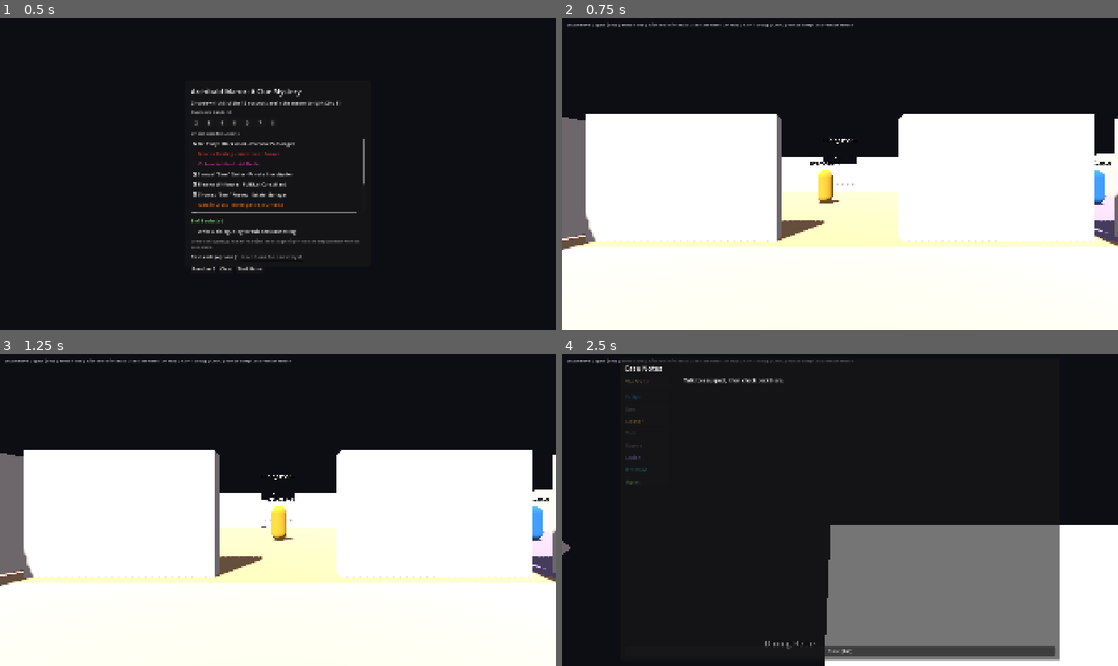
Above: before the commit, frames 1-4 (two rows, left to right).
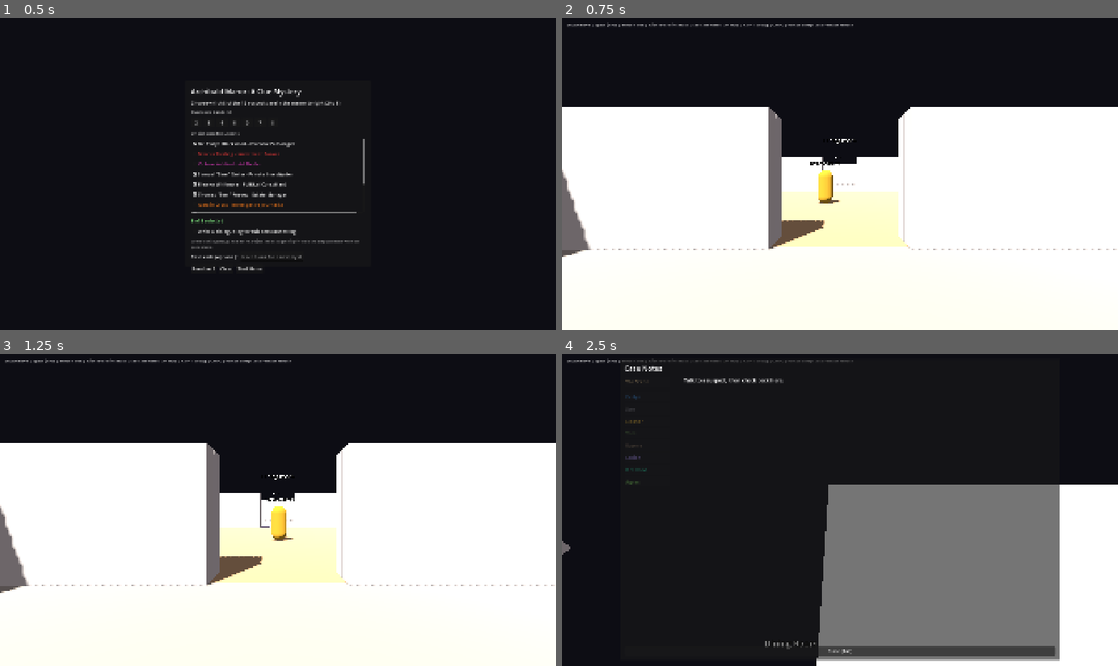
Above: after the commit, the same moments.

Repository: TylerHat/ArchibaldManorMystery
Game: Godot game, scene res://Scenes/Main.tscn
Two runs of this game, one before a commit and one after it. Both use one fixed random seed, a clock stepped at 60 frames per second and the inputs below.
Inputs (mouse positions are in pixels of both pictures, inside the frame that each line leads up to):
- Up to frame 1 (0.5 s): no input
- Up to frame 2 (0.75 s): click "Start Game" at 0.5 s
- Up to frame 3 (1.25 s): no input
- Up to frame 4 (2.5 s): move the mouse to (867, 506) at 1.27 s; hold E (interact) 1.28-2.03 s; hold W (move_forward) from 1.28 s (still down); click (867, 506) at 1.42 s; tap Space (jump) at 1.52, 2.27 s; move the mouse to (812, 510) at 2.02 s; tap Tab (toggle_notes) at 2.1 s

Frame 1 is identical in both runs. In frame 2, 6.6% of the frame differs, in the area x 0-100%, y 28-77%; in frame 3, 6.6%; in frame 4, 7.2%, in the area x 41-100%, y 41-100%.

Commit message:
fixed Z-fighting surfaces and fixed wall gaps

Diff:
--- a/Scenes/Main.tscn
+++ b/Scenes/Main.tscn
@@ -8,5 +8,6 @@
 
 [node name="Manor" type="Node3D" parent="." unique_id=915662854]
 script = ExtResource("2_idj7w")
+center_interior_walls = false
 
 [node name="Decor" type="Node3D" parent="Manor" unique_id=218169484]
--- a/scripts/ManorBuilder.gd
+++ b/scripts/ManorBuilder.gd
@@ -42,6 +42,29 @@
 const FLOOR_T := 0.2    # floor slab thickness
 const STOREY := 4.0     # vertical distance between floor levels
 
+# How far a wall runs along its own axis.
+#
+# This is the fix for the corner gaps. The original code built walls CELL long
+# (12) while spacing rooms PITCH apart (13), so every wall stopped 1.0 short of
+# the next one and left a hole exactly where the corner should be. 16 of them
+# on the ground floor. Measured by flood fill, the widest clear route from
+# outside into a room was 0.76m against a 0.80m player capsule: visible, not
+# quite passable. On the plus-shaped upstairs the same defect measured 1.08m,
+# which IS passable.
+#
+# Walls now span exactly PITCH and sit on the room boundary, so a wall butts
+# its neighbour end to end with no gap and no overlap.
+#
+# NOT PITCH + WALL_T. Overlapping walls by their own thickness also seals the
+# corners, and it is what this file did for one revision, but it puts two
+# same-facing coplanar quads in the same place at every junction. That is
+# textbook z-fighting: the depth test picks a winner per pixel, the winner
+# flips as the camera moves, and you see the triangulation of the quads
+# crawling across the wall. It measured 96 m2 of fighting surface. Butting is
+# safe; overlapping is not. Faces that merely touch back to back are fine,
+# because backface culling only ever draws one of them.
+const WALL_SPAN := PITCH
+
 # An empty string means "no room in this cell". Void cells are how you get a
 # footprint that is not a full rectangle: an upper floor smaller than the
 # ground floor, an L-shaped wing, a courtyard. A room next to a void cell
@@ -51,7 +74,7 @@
 	{
 		"id": "ground",
 		"level": 0,
-		"enabled": false,
+		"enabled": true,
 		"grid": [
 			["Kitchen", "Ballroom", "Conservatory"],
 			["Lounge", "Dining Room", "Study"],
@@ -101,7 +124,7 @@
 	"Stair Hall": Color(0.72, 0.7, 0.66),
 }
 const DEFAULT_ROOM_COLOR := Color(0.8, 0.75, 0.65)
-const WALL_COLOR := Color(0.317, 0.264, 0.14, 1.0)
+const WALL_COLOR := Color(0.92, 0.9, 0.85)
 const GROUND_COLOR := Color(0.1, 0.1, 0.12)
 const DOOR_COLOR := Color(0.36, 0.2, 0.1)
 
@@ -149,12 +172,11 @@
 @export var ceiling_material: StandardMaterial3D
 
 @export_group("Geometry tweaks")
-## The old code placed a shared interior wall at CELL/2 from the owning room's
-## centre, which is 0.5 units off the true midpoint between the two rooms
-## (because PITCH is 13 but CELL is 12). Harmless with flat colours, visible
-## once walls get thickness or trim. Leave OFF for exact parity with the old
-## geometry; turn ON to centre interior walls on the real boundary.
-@export var center_interior_walls: bool = false
+## Merges colinear coplanar wall segments into single boxes before emitting
+## them. Leave ON. It is what keeps the wall surface free of z-fighting, and it
+## drops the ground floor from 37 boxes to 20 as a side effect. Turn OFF only to
+## see the individual per-room segments the layout pass produced.
+@export var merge_wall_runs: bool = true
 
 @export_group("Physics")
 ## Room volumes go on their own layer so they never collide with the player or
@@ -385,17 +407,22 @@
 
 
 func _emit_wall(rname: String, level: int, row: int, col: int, dir: String) -> void:
-	var half := CELL / 2.0
 	var has_n := _has_neighbour(level, row, col, dir)
-	# When a doorway is present the boundary is shared, so it can be nudged out
-	# to the true midpoint between room centres. Exterior walls stay put.
-	var reach := half
-	if has_n and center_interior_walls:
-		reach = PITCH / 2.0
+	# Every wall, interior and exterior alike, sits on the room boundary at
+	# PITCH/2 rather than at CELL/2. Three things depend on this. Wall planes
+	# then line up exactly with floor slab edges, so a WALL_SPAN-long wall butts
+	# its neighbour with neither gap nor overlap. Rooms come out symmetric
+	# instead of 0.5 short on their south and east sides. And the doorway
+	# waypoint get_room_travel_waypoints() computes, the midpoint between two
+	# room centres, lands exactly in the door opening rather than 0.5 past it.
+	var reach := PITCH / 2.0
 
 	var center := _room_center(level, row, col)
 	var base_y := center.y + WALL_H / 2.0
-	var seg := (CELL - DOOR_W) / 2.0
+	# Each half of a doorway wall runs from the door opening out to the far end
+	# of the wall's span, so the two segments plus the DOOR_W gap between them
+	# add up to WALL_SPAN and the doorway stays centred on the room.
+	var seg := (WALL_SPAN - DOOR_W) / 2.0
 	var off := DOOR_W / 2.0 + seg / 2.0
 
 	var is_front_door := (rname == FRONT_DOOR_ROOM and dir == FRONT_DOOR_SIDE and not has_n)
@@ -410,7 +437,7 @@
 			if is_front_door:
 				_emit_front_door(Vector3(center.x, center.y, z))
 		else:
-			_box("wall", Vector3(CELL, WALL_H, WALL_T),
+			_box("wall", Vector3(WALL_SPAN, WALL_H, WALL_T),
 				Vector3(center.x, base_y, z), WALL_COLOR, rname + "_" + dir)
 	else:
 		var x: float = center.x + (-reach if dir == "west" else reach)
@@ -420,7 +447,7 @@
 			_box("wall", Vector3(WALL_T, WALL_H, seg),
 				Vector3(x, base_y, center.z + off), WALL_COLOR, rname + "_" + dir + "_b")
 		else:
-			_box("wall", Vector3(WALL_T, WALL_H, CELL),
+			_box("wall", Vector3(WALL_T, WALL_H, WALL_SPAN),
 				Vector3(x, base_y, center.z), WALL_COLOR, rname + "_" + dir)
 
 
@@ -605,7 +632,9 @@
 	area.add_to_group("room_volume")
 
 	var coll := CollisionShape3D.new()
-	coll.shape = _shape_for(Vector3(CELL, WALL_H, CELL))
+	# The clear interior of a room, wall faces included, is PITCH minus one
+	# wall thickness now that walls sit on the boundary.
+	coll.shape = _shape_for(Vector3(PITCH - WALL_T, WALL_H, PITCH - WALL_T))
 	area.add_child(coll)
 
 	var holder := _bucket_node("Rooms")
@@ -615,7 +644,77 @@
 
 # ------------------------------------------------------------------ flush --
 
+## Collapses colinear coplanar wall segments into single boxes.
+##
+## This is the anti-z-fighting pass, and it matters more than it looks. The
+## layout walk emits walls per room, so a long run like the whole north face of
+## the manor arrives as three separate boxes that meet end to end. Meeting is
+## fine on its own, but any overlap at all puts two same-facing quads on the
+## same plane, and rounding alone can produce that. Merging removes the question
+## entirely: one run, one box, no internal seams to fight over.
+##
+## It is also free geometry savings. The ground floor goes from 37 wall boxes
+## to 20, the plus-shaped upper floor from 20 to 12.
+func _merge_wall_runs() -> void:
+	var items: Array = _pending.get("wall", [])
+	if items.is_empty():
+		return
+
+	# Group by the plane a wall lies in: its thin axis, that axis's coordinate,
+	# plus height and vertical position so floors never merge into each other.
+	var groups := {}
+	for it in items:
+		var size: Vector3 = it["size"]
+		var pos: Vector3 = it["pos"]
+		var thin_x: bool = size.x < size.z
+		var plane: float = pos.x if thin_x else pos.z
+		var key := "%s|%.4f|%.4f|%.4f" % ["x" if thin_x else "z", plane, pos.y, size.y]
+		if not groups.has(key):
+			groups[key] = {"thin_x": thin_x, "plane": plane, "y": pos.y, "h": size.y, "spans": []}
+		var run_pos: float = pos.z if thin_x else pos.x
+		var run_len: float = size.z if thin_x else size.x
+		groups[key]["spans"].append(Vector2(run_pos - run_len / 2.0, run_pos + run_len / 2.0))
+
+	var out := []
+	for key in groups:
+		var g: Dictionary = groups[key]
+		var spans: Array = g["spans"]
+		spans.sort_custom(func(a: Vector2, b: Vector2) -> bool: return a.x < b.x)
+
+		var merged := []
+		for s in spans:
+			# Touching counts as joined. The epsilon absorbs float drift so two
+			# walls that should meet exactly are never left a hair apart.
+			if not merged.is_empty() and s.x <= merged[-1].y + 0.0001:
+				merged[-1].y = maxf(merged[-1].y, s.y)
+			else:
+				merged.append(s)
+
+		for i in range(merged.size()):
+			var m: Vector2 = merged[i]
+			var length: float = m.y - m.x
+			var mid: float = (m.x + m.y) / 2.0
+			var size: Vector3
+			var pos: Vector3
+			if g["thin_x"]:
+				size = Vector3(WALL_T, g["h"], length)
+				pos = Vector3(g["plane"], g["y"], mid)
+			else:
+				size = Vector3(length, g["h"], WALL_T)
+				pos = Vector3(mid, g["y"], g["plane"])
+			out.append({
+				"size": size,
+				"pos": pos,
+				"color": WALL_COLOR,
+				"name": "Wall_%s%.1f_L%.1f_%d" % ["x" if g["thin_x"] else "z", g["plane"], g["y"], i],
+			})
+
+	_pending["wall"] = out
+
+
 func _flush() -> void:
+	if merge_wall_runs:
+		_merge_wall_runs()
 	_flush_bucket("Walls", "wall", _material_for("wall"))
 	_flush_bucket("Floors", "floor", _material_for("floor"))
 	_flush_bucket("Ceilings", "ceiling", _material_for("ceiling"))
Not shown, changed: MANOR_BUILDER.md
